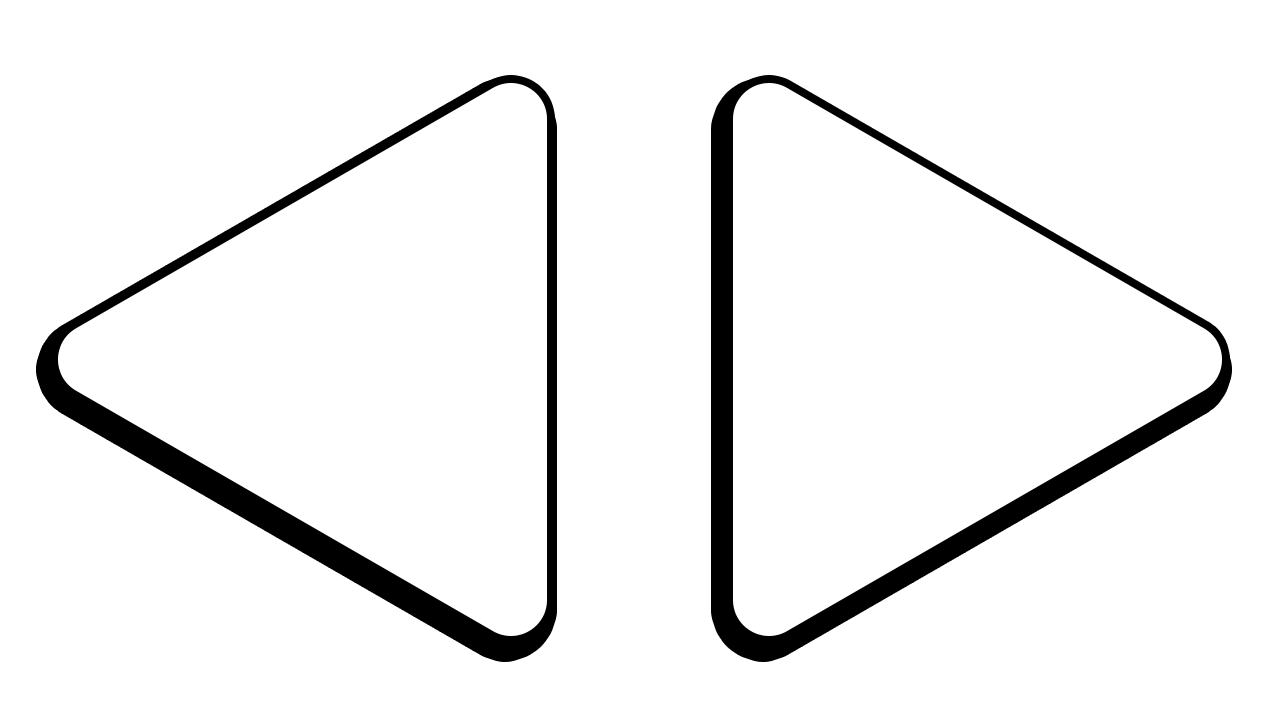
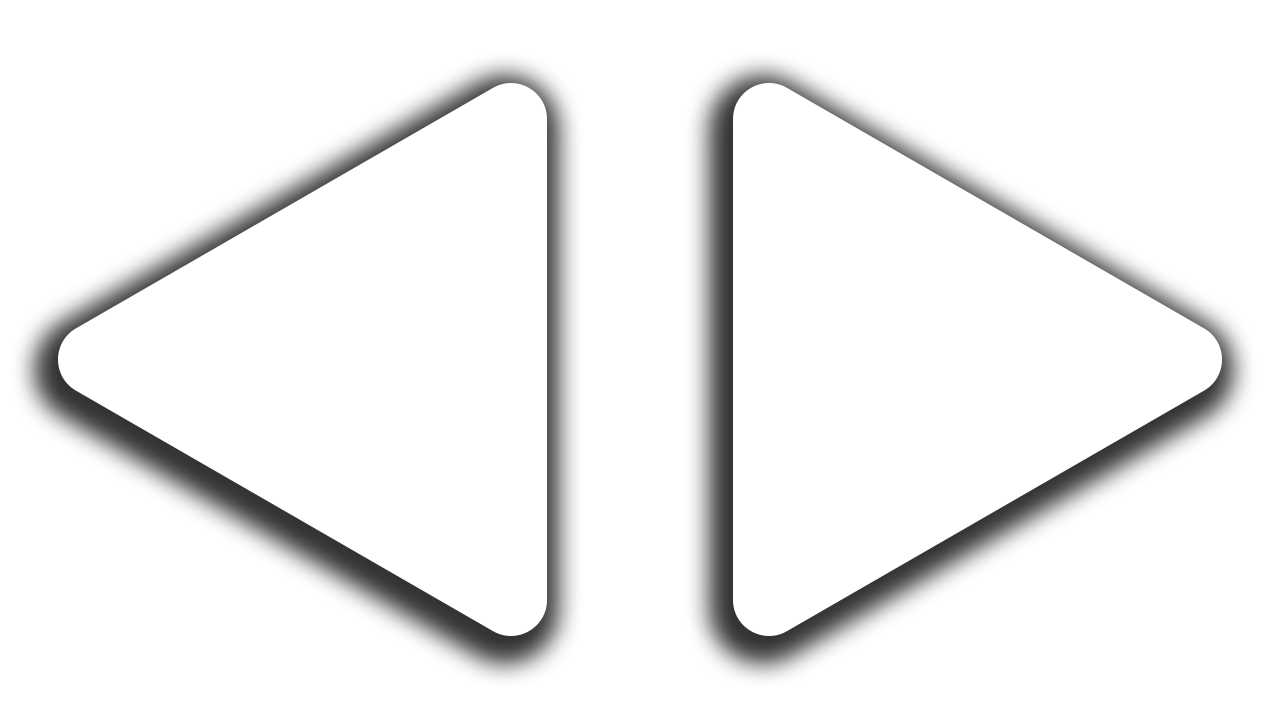
Revision of a layered 1280px x 720px image; what changed, layer by layer:
pixels changed over box(13, 54, 1255, 685) (layer not identified)
